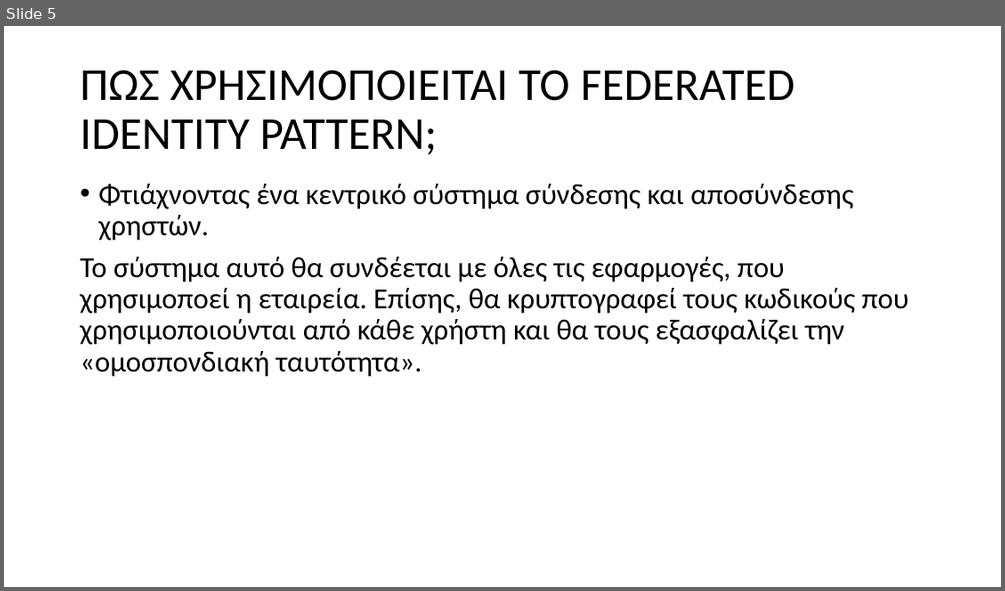
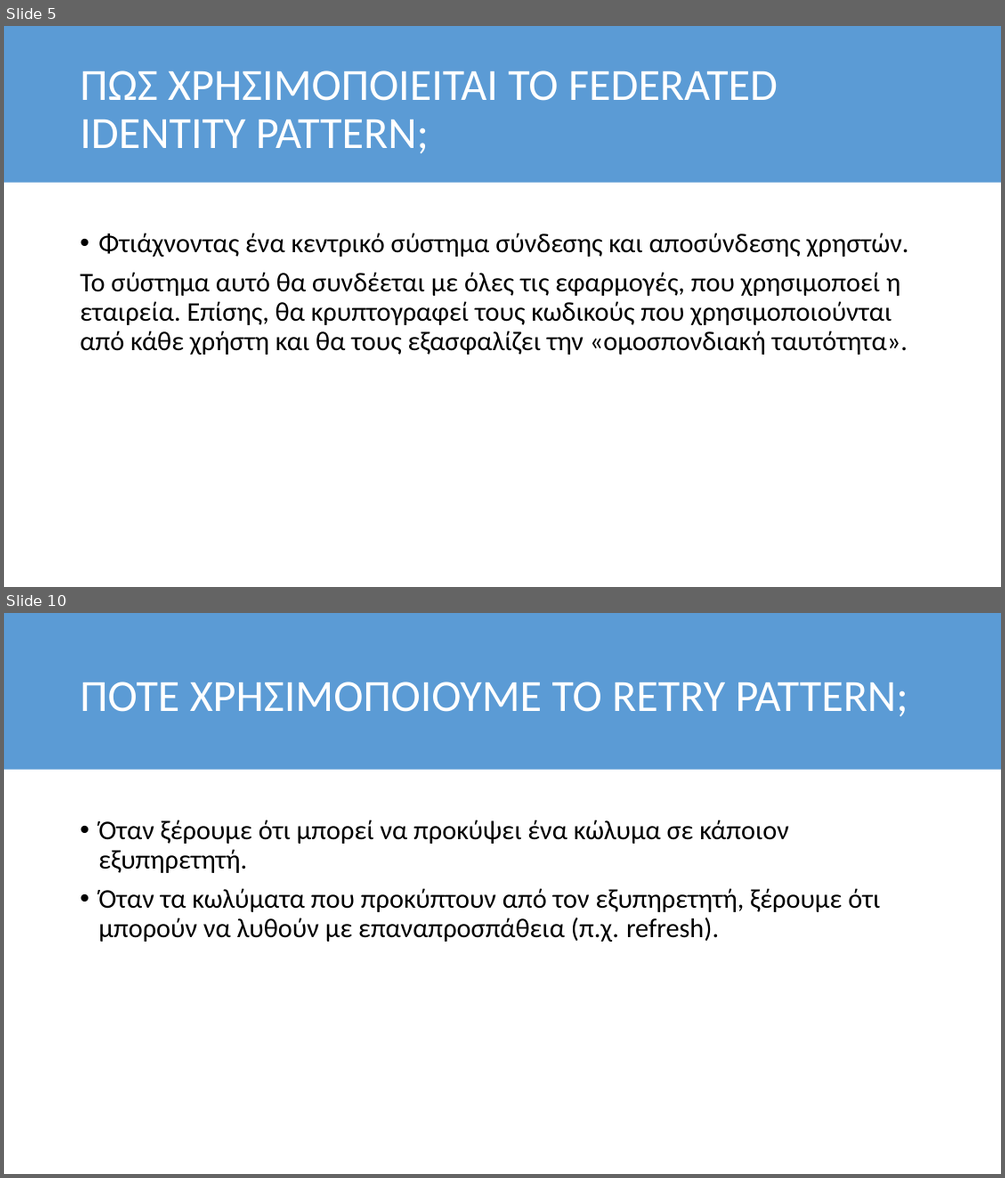
Before and after one commit to GeorgeMC2610/Design-Patterns, a slide deck: Exercise 3/Microsoft Design Patterns/Microsoft Design Patterns.pptx. Shown one above the other, each under a label of ours: slide 5 before the commit, slides 5 and 10 after it; the slides between them are not shown. The pictures are 1005x591 and 1005x1178 pixels, drawn with LibreOffice and Linux fonts; fonts in the diff are those of the drawing. Boxes give left, top, right and bottom in pixels: in the first picture for what was removed or moved away, otherwise in the second. Text is boxed around its words. In the diff, an @@ line names an element or a change of style, - is before the commit and + after.

```diff
--- a/Exercise 3/Microsoft Design Patterns/Microsoft Design Patterns.pptx
+++ b/Exercise 3/Microsoft Design Patterns/Microsoft Design Patterns.pptx
@@ slide 10 added at bbox=[4, 613, 1001, 1174], background #FFFFFF @@
@@ rectangle added at bbox=[4, 613, 1001, 770], fill #5B9BD5 @@
@@ title added at bbox=[80, 682, 908, 716], 43 pt, text #FFFFFF @@
+ΠΟΤΕ ΧΡΗΣΙΜΟΠΟΙΟΥΜΕ ΤΟ RETRY PATTERN;
@@ text added at bbox=[98, 819, 880, 941], 26 pt, text #000000 @@
+• Όταν ξέρουμε ότι μπορεί να προκύψει ένα κώλυμα σε κάποιον εξυπηρετητή.
+• Όταν τα κωλύματα που προκύπτουν από τον εξυπηρετητή, ξέρουμε ότι μπορούν να λυθούν με επαναπροσπάθεια (π.χ. refresh).
@@ slide 5 changed as well @@
@@ rectangle added at bbox=[4, 26, 1001, 183], fill #5B9BD5 @@
@@ title "ΠΩΣ ΧΡΗΣΙΜΟΠΟΙΕΙΤΑΙ ΤΟ FEDERATED IDENTITY ..." at bbox=[80, 70, 777, 153]: size 44 to 43 pt, text colour #000000 to #FFFFFF @@
@@ text "Φτιάχνοντας ένα κεντρικό σύστημα σύνδεσης ...": place and size @@
-text "Φτιάχνοντας ένα κεντρικό σύστημα σύνδεσης ..." at bbox=[80, 184, 909, 377]
+text "Φτιάχνοντας ένα κεντρικό σύστημα σύνδεσης ..." at bbox=[80, 232, 909, 354]
@@ text "Φτιάχνοντας ένα κεντρικό σύστημα σύνδεσης ..." at bbox=[80, 232, 909, 354]: size 28 to 26 pt @@
```
Also in this commit, not shown: 4 other slides changed, 8 other slides added, 1 slide removed.
